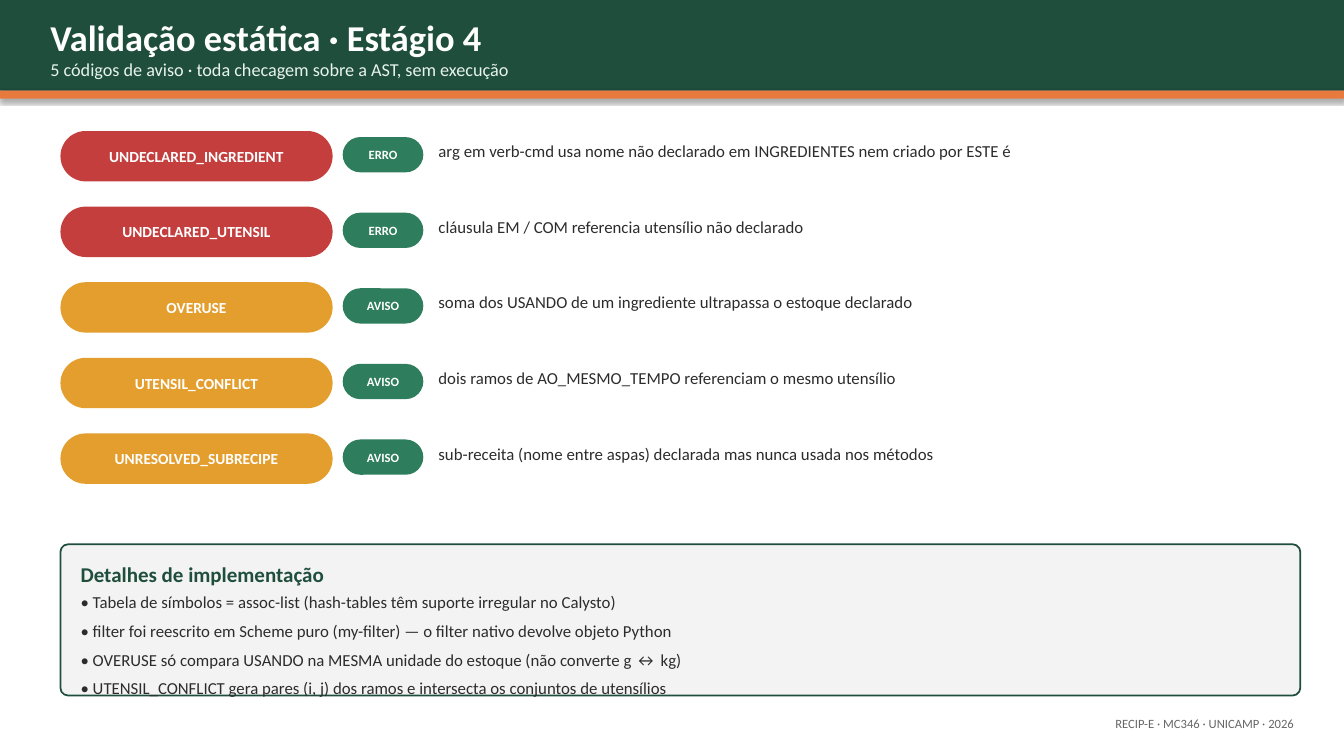
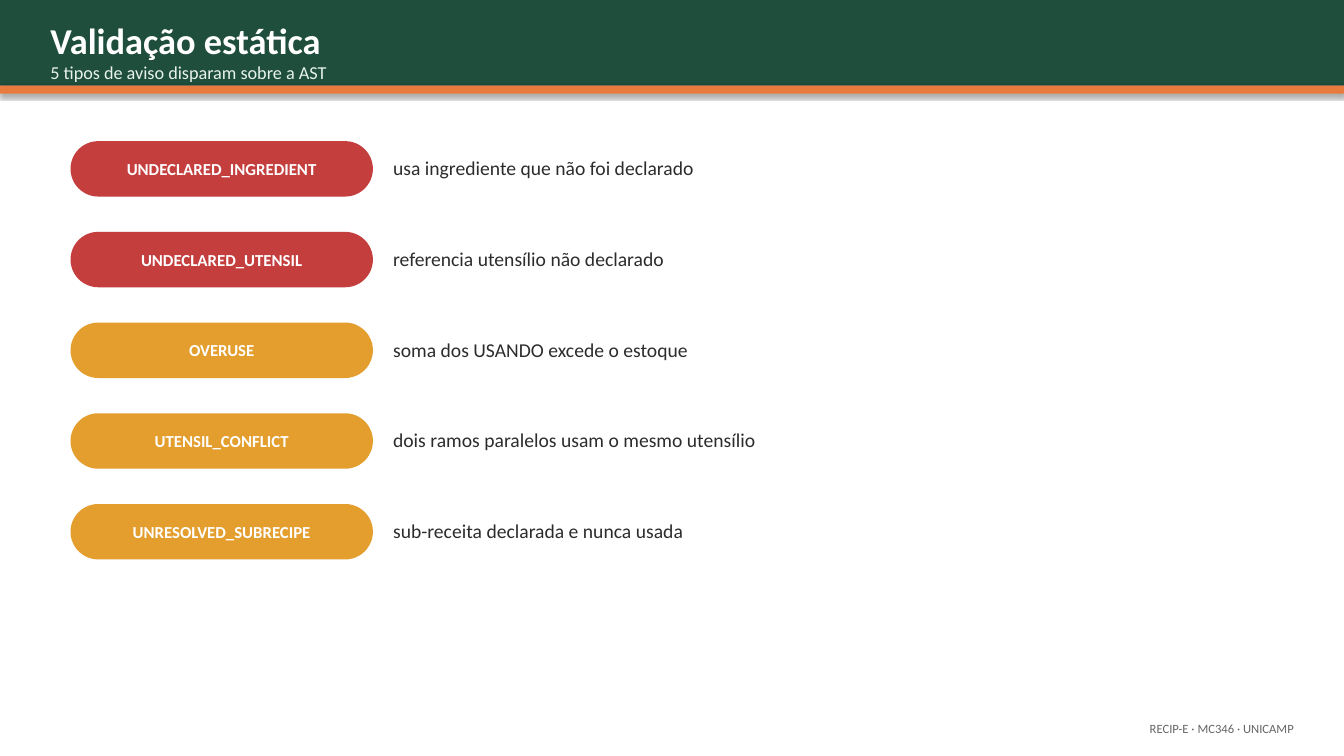
Before and after one commit to joao-victor-s/RestaurantedoChefeRemy, a slide deck: slide 6 of RECIP-E_Apresentacao_Final.pptx (slide 10 before the commit). Drawn at 1344x756 pixels with LibreOffice and Linux fonts; fonts in the diff are those of the drawing. Boxes give left, top, right and bottom in pixels: in the first picture for what was removed or moved away, otherwise in the second. Text is boxed around its words. In the diff, an @@ line names an element or a change of style, - is before the commit and + after.

Commit message:
docs: simplifica README e apresentacao
- Encurta Discussao/Conclusao no README, remove referencias a cronograma
  e mantem justificativa das 3 diferencas + porque parser em vez de macros.
- Reduz slides de 17 para 10 (capa, ideia, recap, 3 mudancas, pipeline,
  validacao, 2 demos, macros vs parser, obrigado).
- Remove PLANO_FINAL.md (documento historico de finalizacao).
- Remove restart_run_all.png (nao mais referenciado nos slides).

```diff
--- a/RECIP-E_Apresentacao_Final.pptx
+++ b/RECIP-E_Apresentacao_Final.pptx
@@ rectangle: place and size @@
-rectangle at (0,0,1344,91)
+rectangle at (0,0,1344,86)
@@ text at (50,28,327,82): text changed @@
-Validação estática · Estágio 4
-5 códigos de aviso · toda checagem sobre a AST, sem execução
+Validação estática
+5 tipos de aviso disparam sobre a AST
@@ rectangle: place and size @@
-rectangle at (0,91,1344,99)
+rectangle at (0,86,1344,94)
@@ rounded rectangle "UNDECLARED_INGREDIENT": place and size @@
-rounded rectangle "UNDECLARED_INGREDIENT" at (60,131,333,181)
+rounded rectangle "UNDECLARED_INGREDIENT" at (71,141,373,197)
@@ rounded rectangle removed at (343,137,423,172) @@
-ERRO
@@ text at (393,161,694,179): text changed; size 12 to 14 pt @@
-arg em verb-cmd usa nome não declarado em INGREDIENTES nem criado por ESTE é
+usa ingrediente que não foi declarado
@@ rounded rectangle "UNDECLARED_UTENSIL": place and size @@
-rounded rectangle "UNDECLARED_UTENSIL" at (60,207,333,257)
+rounded rectangle "UNDECLARED_UTENSIL" at (71,232,373,287)
@@ rounded rectangle removed at (343,213,423,248) @@
-ERRO
@@ text at (393,252,664,266): text changed; size 12 to 14 pt @@
-cláusula EM / COM referencia utensílio não declarado
+referencia utensílio não declarado
@@ rounded rectangle removed at (343,288,423,324) @@
-AVISO
@@ rounded rectangle "OVERUSE": place and size @@
-rounded rectangle "OVERUSE" at (60,282,333,333)
+rounded rectangle "OVERUSE" at (71,323,373,378)
@@ text at (393,343,687,360): text changed; size 12 to 14 pt @@
-soma dos USANDO de um ingrediente ultrapassa o estoque declarado
+soma dos USANDO excede o estoque
@@ rounded rectangle removed at (343,364,423,399) @@
-AVISO
@@ rounded rectangle "UTENSIL_CONFLICT": place and size @@
-rounded rectangle "UTENSIL_CONFLICT" at (60,358,333,408)
+rounded rectangle "UTENSIL_CONFLICT" at (71,413,373,469)
@@ rounded rectangle removed at (343,440,423,475) @@
-AVISO
@@ text at (393,433,755,450): text changed; size 12 to 14 pt @@
-dois ramos de AO_MESMO_TEMPO referenciam o mesmo utensílio
+dois ramos paralelos usam o mesmo utensílio
@@ size 11 to 12 pt in 5 elements at (71,141,373,197), (71,232,373,287), (71,323,373,378), (71,413,373,469), (71,504,373,560) @@
@@ rounded rectangle "UNRESOLVED_SUBRECIPE": place and size @@
-rounded rectangle "UNRESOLVED_SUBRECIPE" at (60,434,333,484)
+rounded rectangle "UNRESOLVED_SUBRECIPE" at (71,504,373,560)
@@ text at (393,524,683,538): text changed; size 12 to 14 pt @@
-sub-receita (nome entre aspas) declarada mas nunca usada nos métodos
+sub-receita declarada e nunca usada
@@ rounded rectangle removed at (60,544,1301,696) @@
@@ text removed at (81,567,682,697) @@
-Detalhes de implementação
-• Tabela de símbolos = assoc-list (hash-tables têm suporte irregular no Calysto)
-• filter foi reescrito em Scheme puro (my-filter) — o filter nativo devolve objeto Python
-• OVERUSE só compara USANDO na MESMA unidade do estoque (não converte g ↔ kg)
-• UTENSIL_CONFLICT gera pares (i, j) dos ramos e intersecta os conjuntos de utensílios
@@ text at (1150,724,1294,733): text changed @@
-RECIP-E · MC346 · UNICAMP · 2026
+RECIP-E · MC346 · UNICAMP
```
Also in this commit, not shown: 5 other slides changed, 4 slides added, 11 slides removed, 3 other files.
